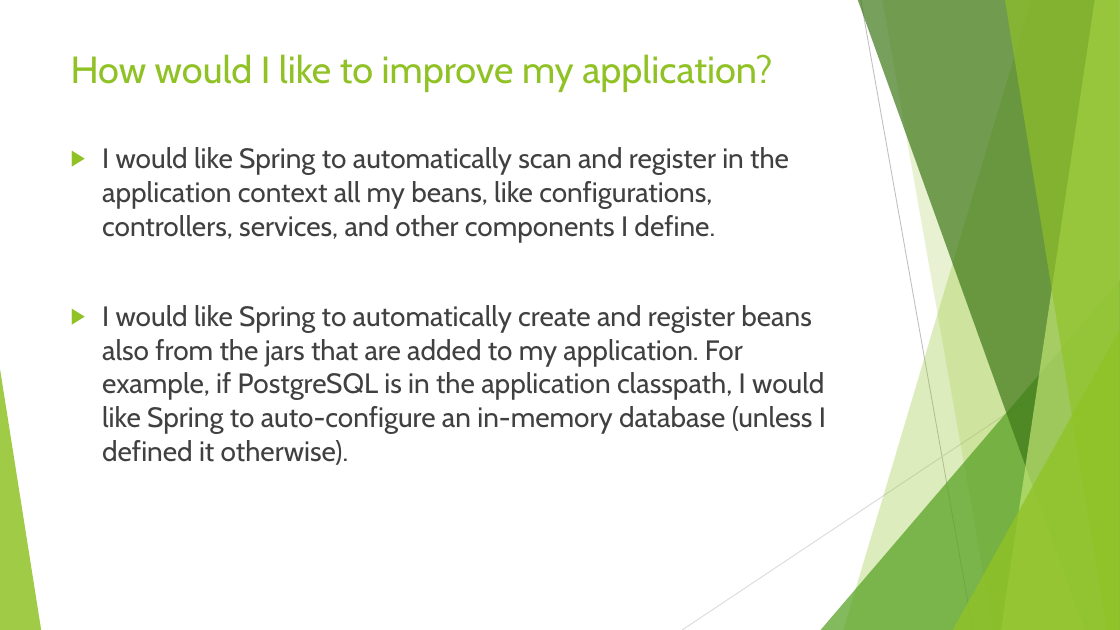
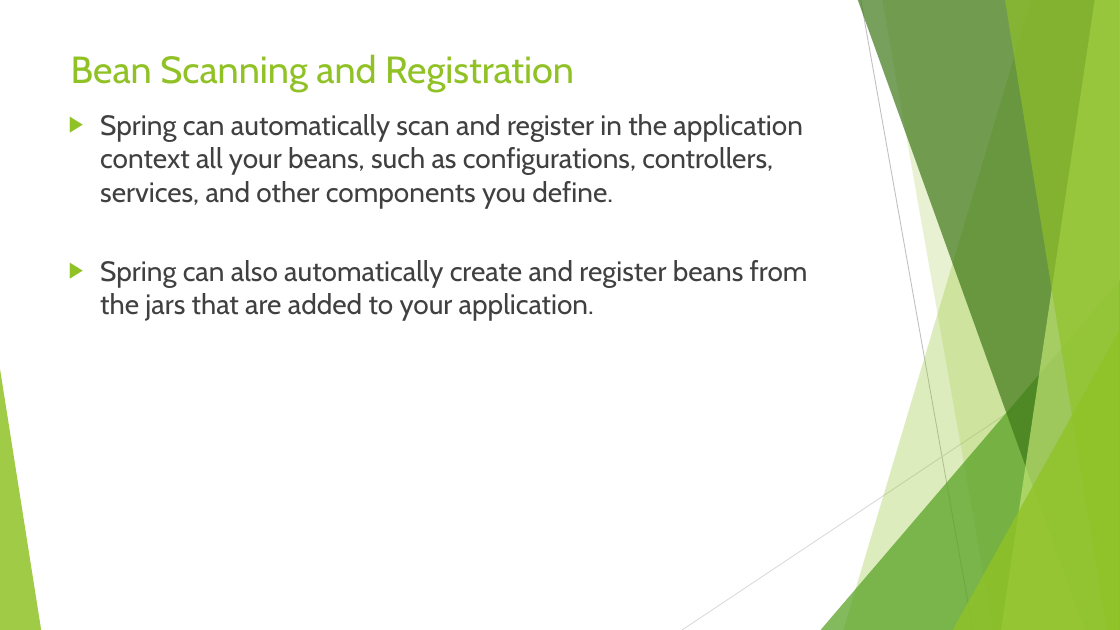
Before and after one commit to idanshal/sb-todo-app-tdp, a slide deck: slide 32 of course_data/presentations/practical_spring_boot_for_tdp_01.pptx. Drawn at 1120x630 pixels with LibreOffice and Linux fonts; fonts in the diff are those of the drawing. Boxes give left, top, right and bottom in pixels: in the first picture for what was removed or moved away, otherwise in the second. Text is boxed around its words. In the diff, an @@ line names an element or a change of style, - is before the commit and + after.

```diff
--- a/course_data/presentations/practical_spring_boot_for_tdp_01.pptx
+++ b/course_data/presentations/practical_spring_boot_for_tdp_01.pptx
@@ title at [71,54,574,92]: text changed @@
-How would I like to improve my application?
+Bean Scanning and Registration
@@ text at [100,114,808,321]: text changed @@
-▶ I would like Spring to automatically scan and register in the application context all my beans, like configurations, controllers, services, and other components I define.
-▶ I would like Spring to automatically create and register beans also from the jars that are added to my application. For example, if PostgreSQL is in the application classpath, I would like Spring to auto-configure an in-memory database (unless I defined it otherwise).
+▶ Spring can automatically scan and register in the application context all your beans, such as configurations, controllers, services, and other components you define.
+▶ Spring can also automatically create and register beans from the jars that are added to your application.
```
Also in this commit, not shown: 7 other slides changed, 1 slide added, 7 slides removed, 1 other file.
